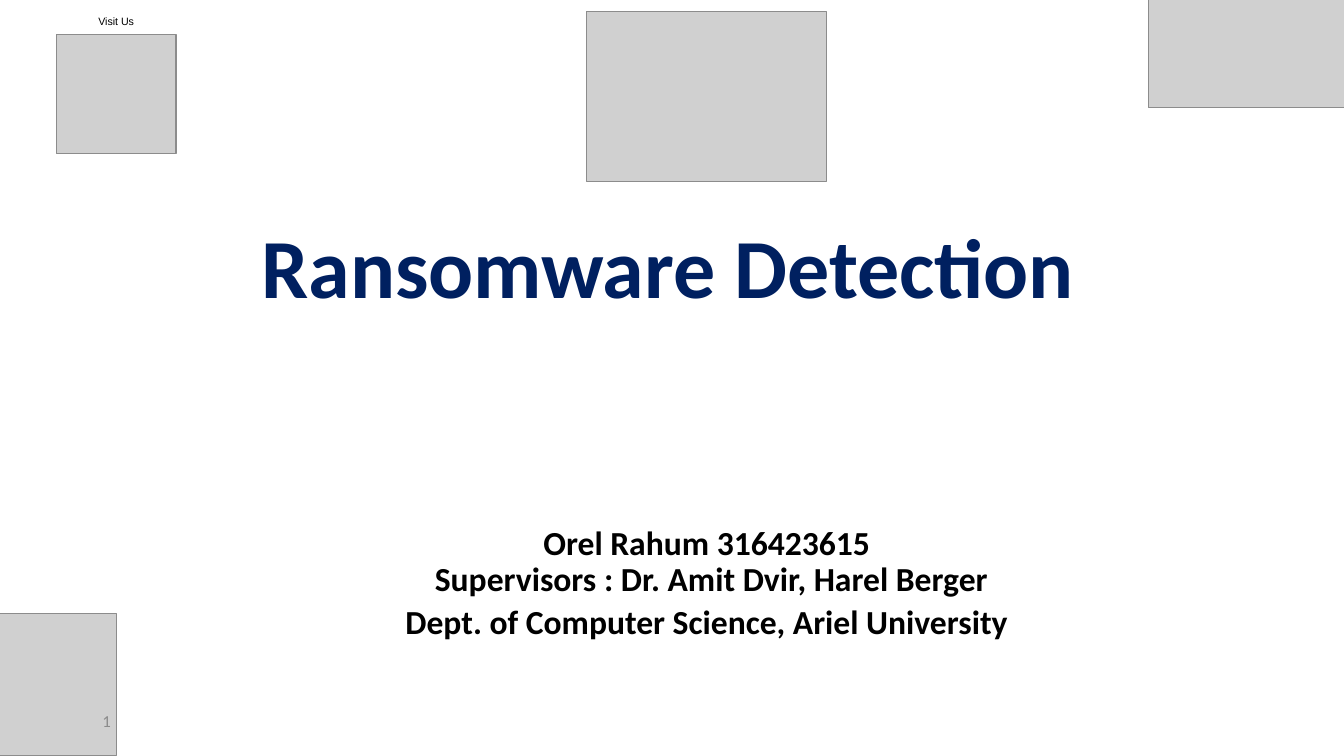
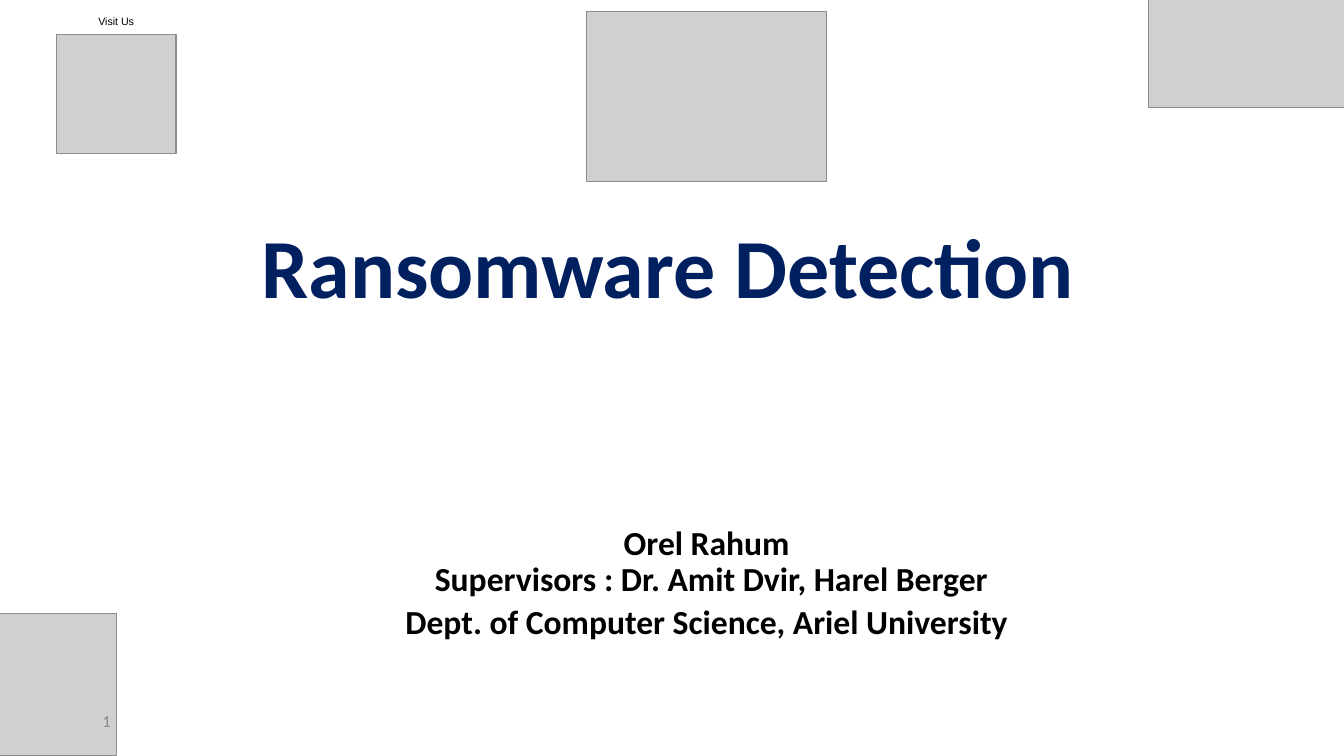
Before and after one commit to orelrahum/Ransomware_Code, a slide deck: slide 1 of Presentation.pptx. Drawn at 1344x756 pixels with LibreOffice and Linux fonts; fonts in the diff are those of the drawing; grey boxes stand for pictures. Boxes give left, top, right and bottom in pixels: in the first picture for what was removed or moved away, otherwise in the second. Text is boxed around its words. In the diff, an @@ line names an element or a change of style, - is before the commit and + after.

```diff
--- a/Presentation.pptx
+++ b/Presentation.pptx
@@ subtitle at (435,531,988,597): text changed @@
-Orel Rahum 316423615
-Supervisors : Dr. Amit Dvir, Harel Berger
+Orel Rahum
+Supervisors : Dr. Amit Dvir, Harel Berger
```
Also in this commit, not shown: 1 other file.
